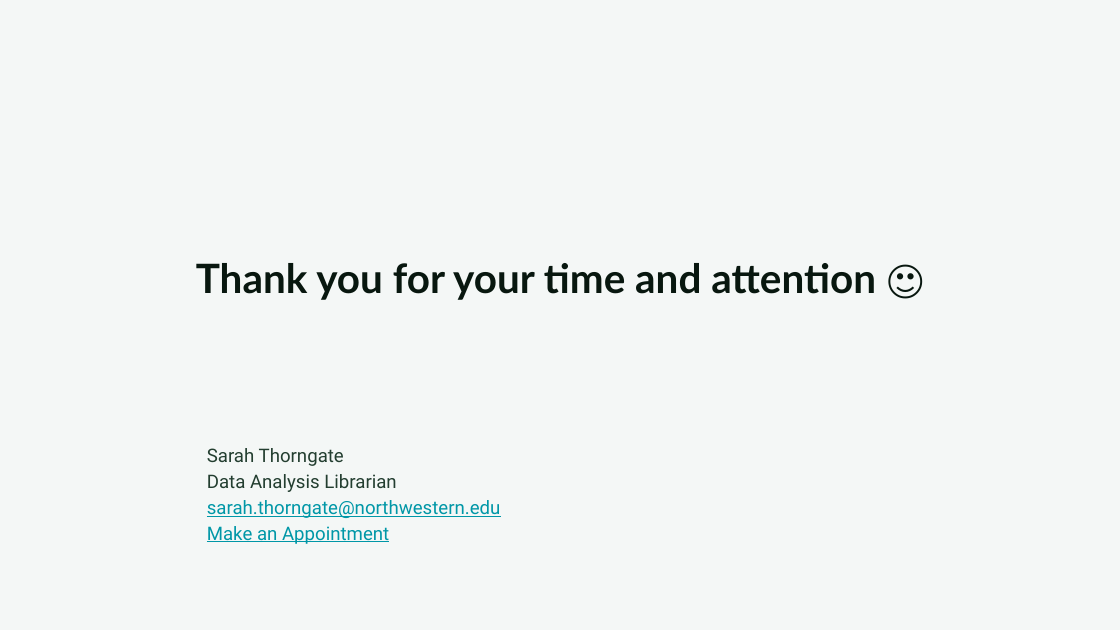
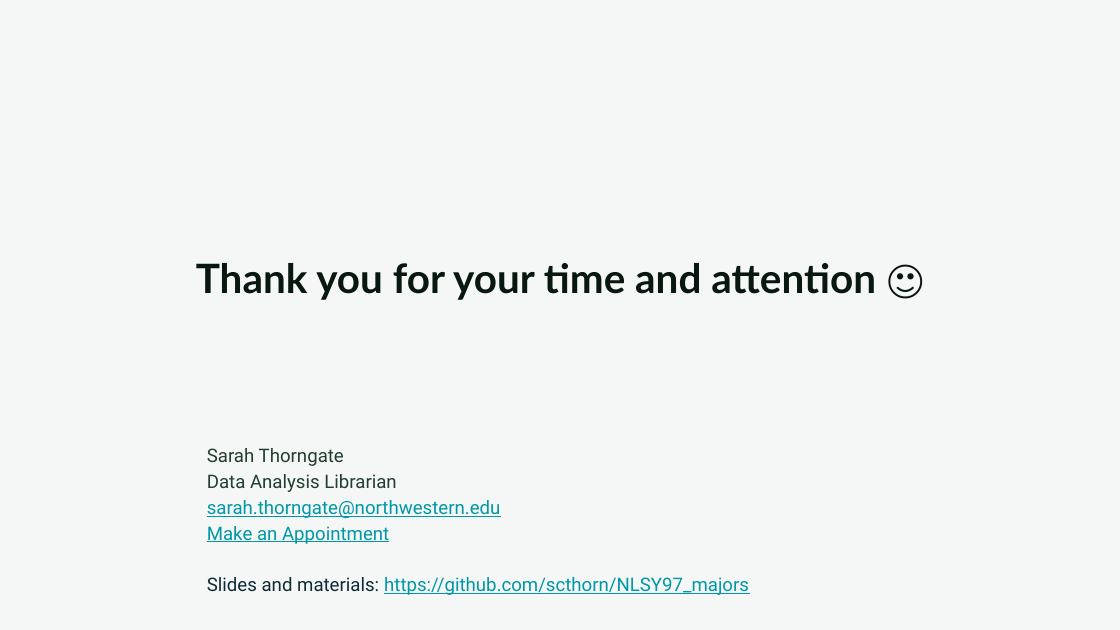
Before and after one commit to scthorn/NLSY97_majors, a slide deck: slide 5 of MTS525.pptx. Drawn at 1120x630 pixels with LibreOffice and Linux fonts; fonts in the diff are those of the drawing. Boxes give left, top, right and bottom in pixels: in the first picture for what was removed or moved away, otherwise in the second. Text is boxed around its words. In the diff, an @@ line names an element or a change of style, - is before the commit and + after.

Commit message:
add url to slides

```diff
--- a/MTS525.pptx
+++ b/MTS525.pptx
@@ text at bbox=[207, 577, 749, 595]: paragraph added @@
+Slides and materials: https://github.com/scthorn/NLSY97_majors
```
